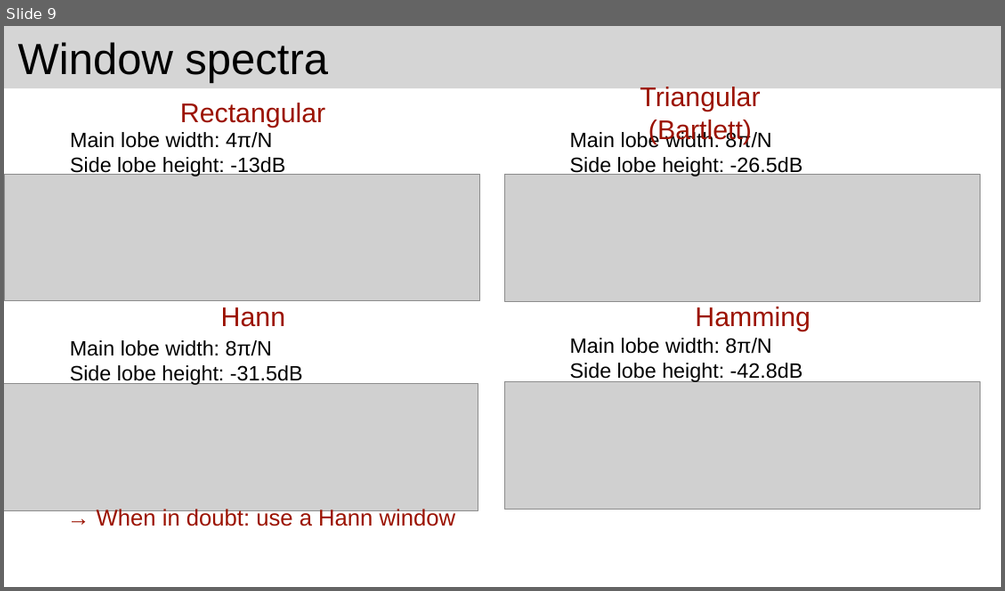
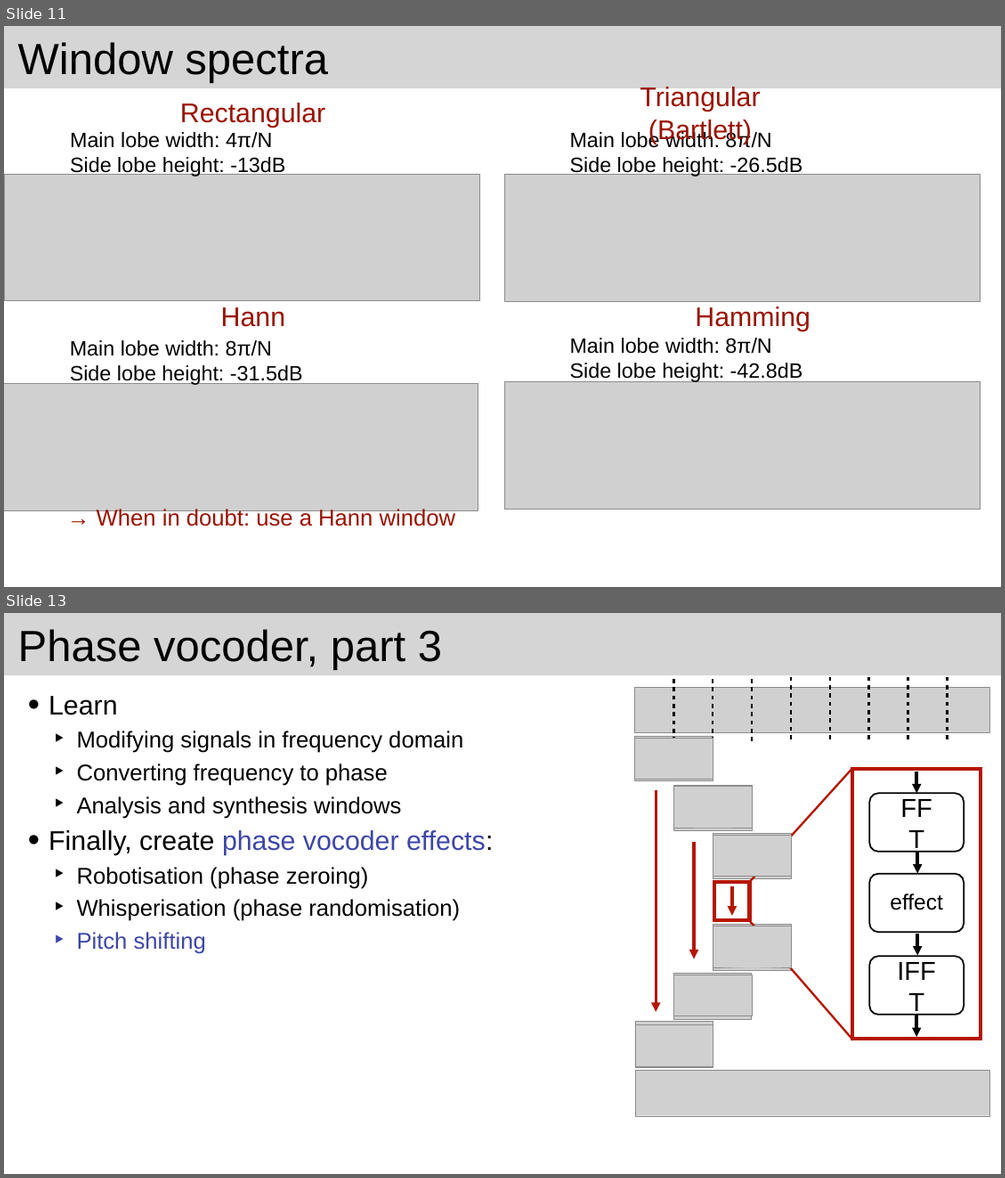
Before and after one commit to joshreiss/Audio-programming-with-VST-and-JUCE, a slide deck: 10 Phase vocoder/Extra.pptx. Shown one above the other, each under a label of ours: slide 9 before the commit, slides 11 and 13 after it; the slides between them are not shown. The pictures are 1005x591 and 1005x1178 pixels, drawn with LibreOffice and Linux fonts; fonts in the diff are those of the drawing; grey boxes stand for pictures. Boxes give left, top, right and bottom in pixels: in the first picture for what was removed or moved away, otherwise in the second. Text is boxed around its words. In the diff, an @@ line names an element or a change of style, - is before the commit and + after.

```diff
--- a/10 Phase vocoder/Extra.pptx
+++ b/10 Phase vocoder/Extra.pptx
@@ slide 13 added at (x1=4, y1=613, x2=1001, y2=1174), background #FFFFFF; not listed: 1 template element that a slide beside it also shows @@
@@ title added at (x1=18, y1=629, x2=442, y2=670), 84 pt, text #000000 @@
+Phase vocoder, part 3
@@ picture added at (x1=634, y1=687, x2=989, y2=732) @@
@@ group added at (x1=674, y1=676, x2=947, y2=741): 8 lines @@
@@ text added at (x1=48, y1=696, x2=493, y2=954), 44 pt, text #000000 @@
+• Learn
+  ‣ Modifying signals in frequency domain
+  ‣ Converting frequency to phase
+  ‣ Analysis and synthesis windows
+• Finally, create phase vocoder effects:
+  ‣ Robotisation (phase zeroing)
+  ‣ Whisperisation (phase randomisation)
+  ‣ Pitch shifting
@@ picture added at (x1=634, y1=736, x2=712, y2=781) @@
@@ picture added at (x1=634, y1=738, x2=712, y2=779) @@
@@ arrow added from (655, 790) to (655, 1012), #B51600 6 pt @@
@@ picture added at (x1=673, y1=786, x2=752, y2=827) @@
@@ picture added at (x1=674, y1=785, x2=752, y2=830) @@
@@ arrow added from (694, 842) to (694, 958), #B51600 6 pt @@
@@ picture added at (x1=712, y1=833, x2=791, y2=878) @@
@@ picture added at (x1=712, y1=835, x2=791, y2=876) @@
@@ rectangle added at (x1=714, y1=882, x2=750, y2=921), outline #B51600 7 pt @@
@@ arrow added from (732, 886) to (732, 916), #B51600 6 pt @@
@@ picture added at (x1=712, y1=924, x2=791, y2=970) @@
@@ picture added at (x1=712, y1=925, x2=791, y2=967) @@
@@ picture added at (x1=673, y1=974, x2=752, y2=1015) @@
@@ picture added at (x1=674, y1=973, x2=752, y2=1019) @@
@@ picture added at (x1=635, y1=1021, x2=712, y2=1067) @@
@@ picture added at (x1=635, y1=1025, x2=713, y2=1066) @@
@@ group added at (x1=748, y1=769, x2=980, y2=1040): 4 arrows, 3 rounded rectangles, 3 texts, 2 lines, 1 rectangle @@
+FFT
+effect
+IFFT
@@ picture added at (x1=635, y1=1070, x2=989, y2=1116) @@
@@ what was slide 9 is now slide 11 @@
```
Also in this commit, not shown: 4 other slides added, 56 other files.
